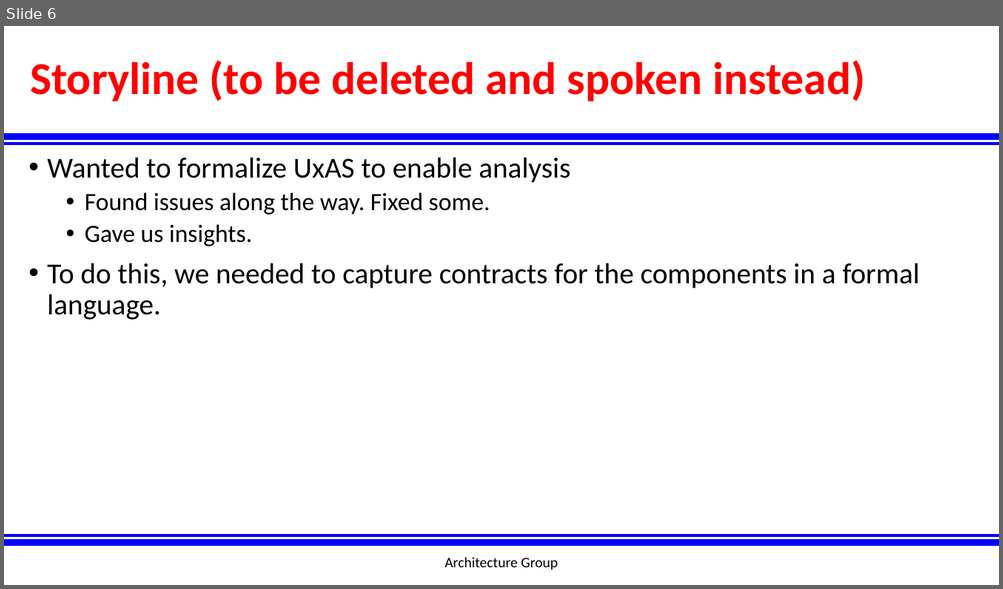
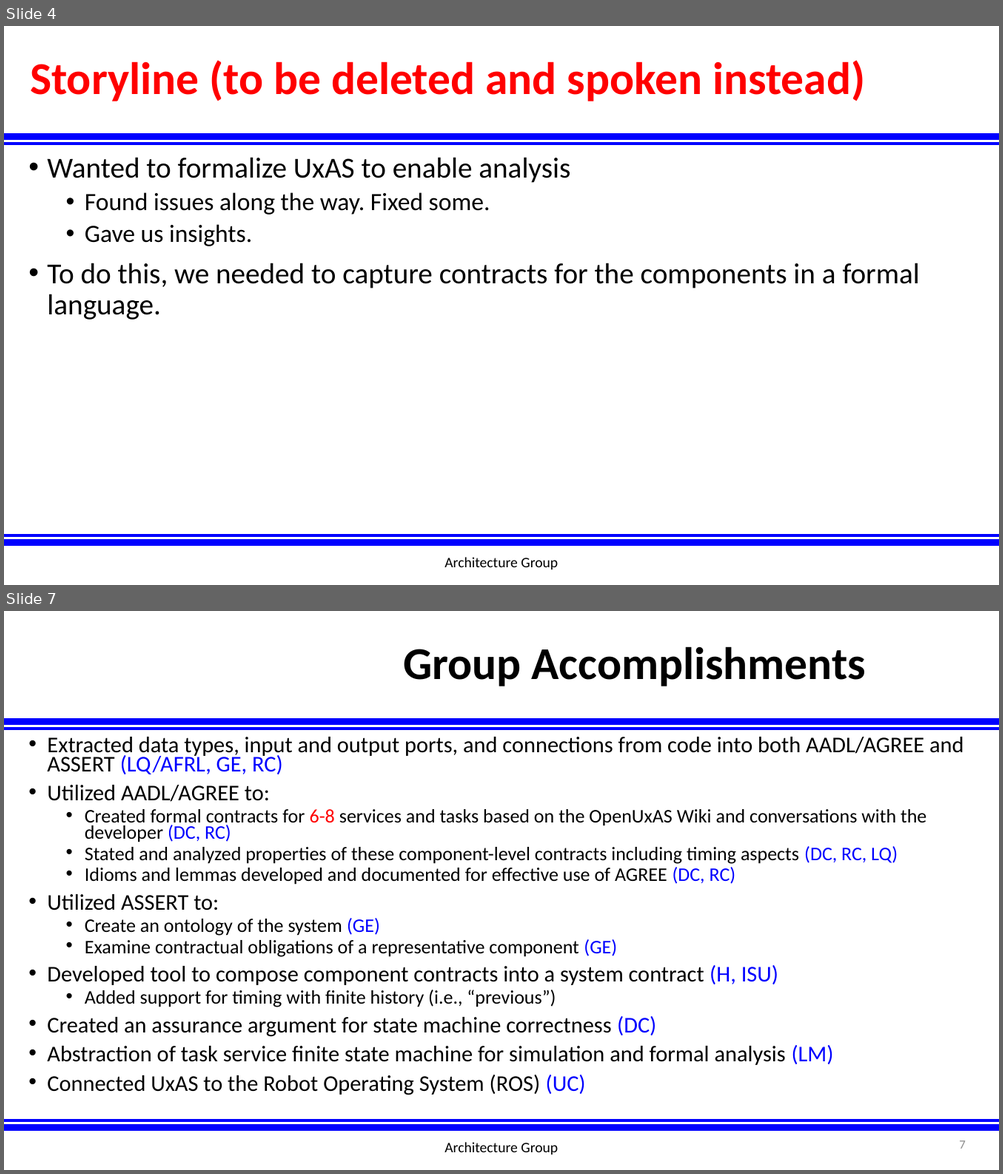
Before and after one commit to afrl-rq/OpenUxAS-SoI, a slide deck: presentations/S5_SoI_Architecture_Group.pptx. Shown one above the other, each under a label of ours: slide 6 before the commit, slides 4 and 7 after it; the slides between them are not shown. The pictures are 1003x589 and 1003x1174 pixels, drawn with LibreOffice and Linux fonts; fonts in the diff are those of the drawing; background and template pictures are left out. Boxes give left, top, right and bottom in pixels: in the first picture for what was removed or moved away, otherwise in the second. Text is boxed around its words. In the diff, an @@ line names an element or a change of style, - is before the commit and + after.

```diff
--- a/presentations/S5_SoI_Architecture_Group.pptx
+++ b/presentations/S5_SoI_Architecture_Group.pptx
@@ slide 7 added at [4,611,999,1170], background #FFFFFF; not listed: 4 template elements that a slide beside it also shows @@
@@ title added at [403,647,866,686], 44 pt, text #000000, bold @@
+Group Accomplishments
@@ text added at [47,737,963,1096], 18.6 pt, text #000000 @@
+• Extracted data types, input and output ports, and connections from code into both AADL/AGREE and ASSERT (LQ/AFRL, GE, RC)
+• Utilized AADL/AGREE to:
+  • Created formal contracts for 6-8 services and tasks based on the OpenUxAS Wiki and conversations with the developer (DC, RC)
+  • Stated and analyzed properties of these component-level contracts including timing aspects (DC, RC, LQ)
+  • Idioms and lemmas developed and documented for effective use of AGREE (DC, RC)
+• Utilized ASSERT to:
+  • Create an ontology of the system (GE)
+  • Examine contractual obligations of a representative component (GE)
+• Developed tool to compose component contracts into a system contract (H, ISU)
+  • Added support for timing with finite history (i.e., “previous”)
+• Created an assurance argument for state machine correctness (DC)
+• Abstraction of task service finite state machine for simulation and formal analysis (LM)
+• Connected UxAS to the Robot Operating System (ROS) (UC)
@@ text added at [444,1142,558,1155], 14 pt, text #000000 @@
+Architecture Group
@@ page number added at [959,1141,965,1149], 12 pt, text #8C8C8C @@
+7
@@ what was slide 6 is now slide 4 @@
```
Also in this commit, not shown: 9 slides changed, 7 other slides added.
